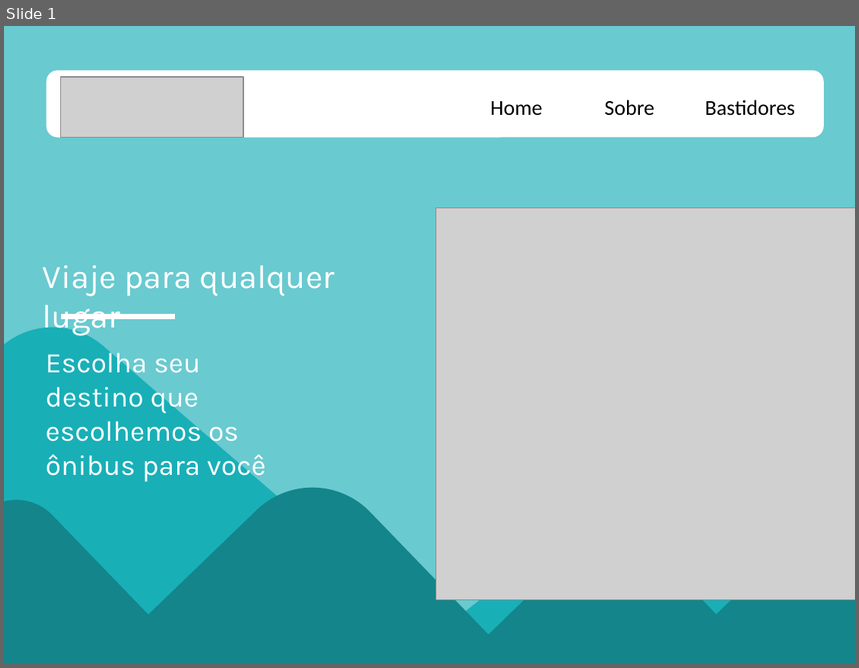
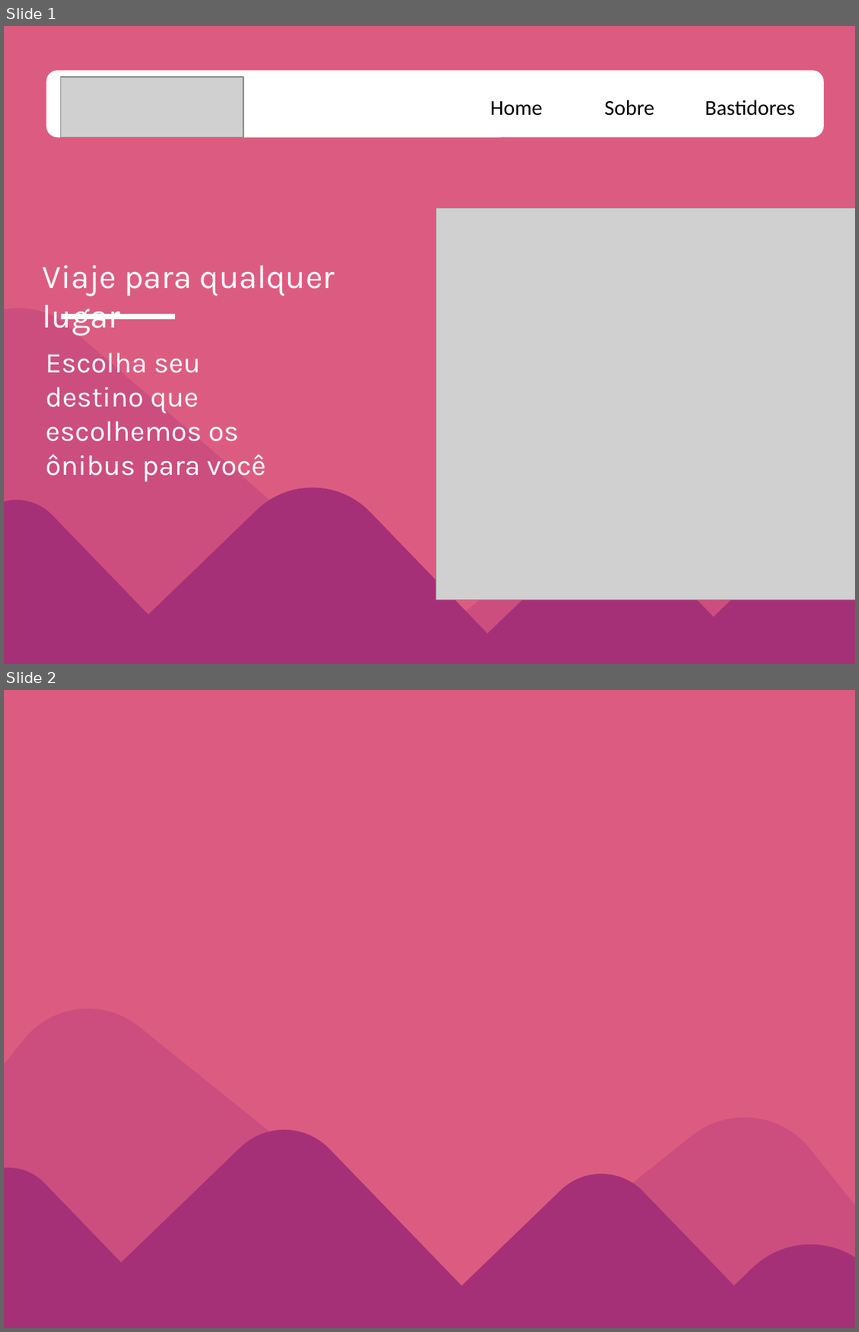
Before and after one commit to MateusPVicente/POINTBUS, a slide deck: modelo.pptx. Shown one above the other, each under a label of ours: slide 1 before the commit, slides 1 and 2 after it. The pictures are 859x668 and 859x1332 pixels, drawn with LibreOffice and Linux fonts; fonts in the diff are those of the drawing; grey boxes stand for pictures. Boxes give left, top, right and bottom in pixels: in the first picture for what was removed or moved away, otherwise in the second. Text is boxed around its words. In the diff, an @@ line names an element or a change of style, - is before the commit and + after.

```diff
--- a/modelo.pptx
+++ b/modelo.pptx
@@ slide 2 added at bbox=[4, 690, 855, 1328], background #DC5C81 @@
@@ rounded rectangle added at bbox=[4, 976, 574, 1328], fill #CC4E7E @@
@@ rounded rectangle added at bbox=[336, 1084, 855, 1328], fill #CC4E7E @@
@@ rounded rectangle added at bbox=[4, 1103, 644, 1328], fill #A63077 @@
@@ rounded rectangle added at bbox=[4, 1148, 252, 1328], fill #A63077 @@
@@ rounded rectangle added at bbox=[349, 1151, 845, 1328], fill #A63077 @@
@@ rounded rectangle added at bbox=[576, 1210, 855, 1328], fill #A63077 @@
@@ slide 1 changed as well @@
@@ background #19AFB7 at 65% opacity to #DC5C81 @@
@@ rounded rectangle at bbox=[4, 276, 494, 664]: fill #19AFB7 to #CC4E7E @@
@@ rounded rectangle: place and size @@
-rounded rectangle at bbox=[4, 296, 529, 664]
+rounded rectangle at bbox=[4, 276, 494, 664]
@@ rounded rectangle at bbox=[302, 404, 855, 664]: fill #19AFB7 to #CC4E7E @@
@@ fill #13858B to #A63077 in 4 elements at bbox=[645, 480, 855, 664], bbox=[4, 455, 673, 664], bbox=[4, 480, 259, 664], bbox=[359, 512, 854, 664] @@
@@ rounded rectangle: place and size @@
-rounded rectangle at bbox=[363, 511, 855, 664]
+rounded rectangle at bbox=[359, 512, 854, 664]
```
Also in this commit, not shown: 25 other files.
